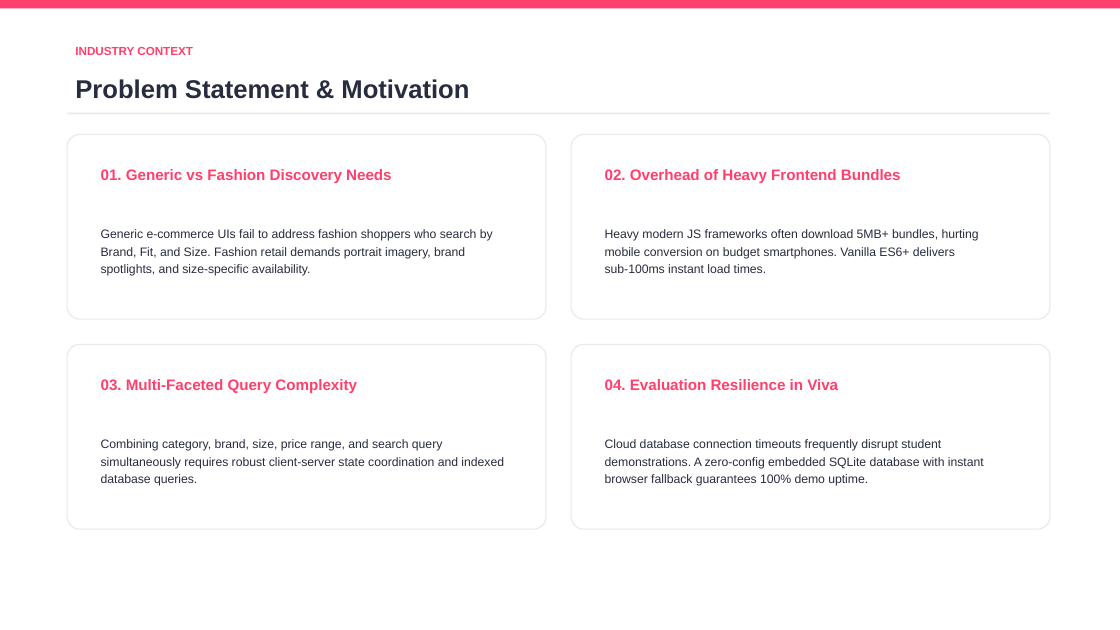
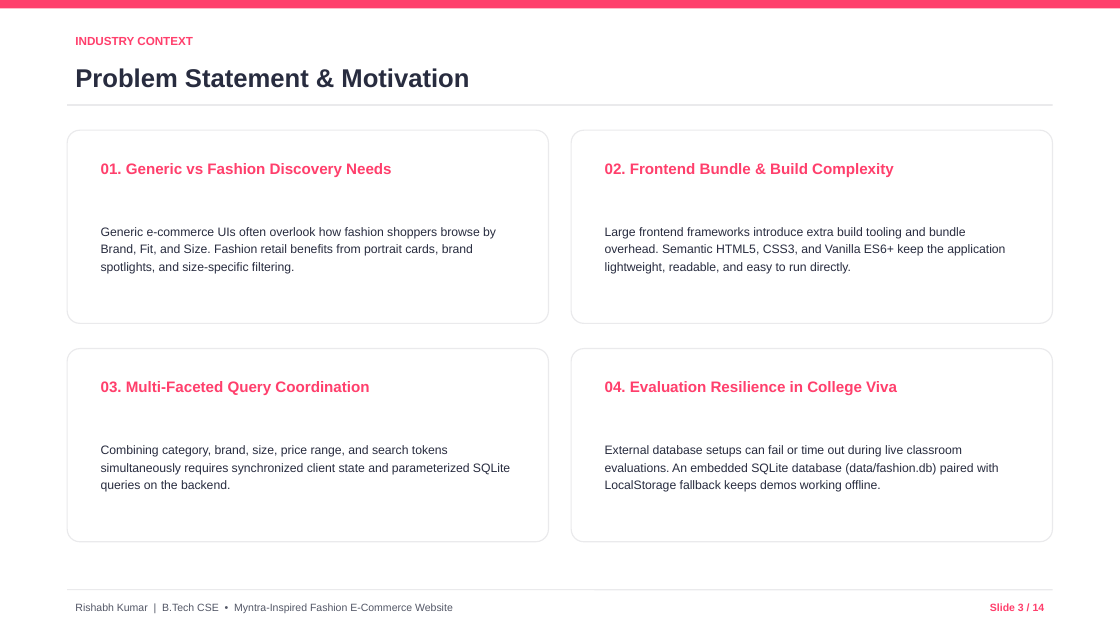
Before and after one commit to krishabh7928-jpg/meesho-clone-, a slide deck: slide 3 of Myntra_Fashion_BTech_Project_Presentation.pptx. Drawn at 1120x630 pixels with LibreOffice and Linux fonts; fonts in the diff are those of the drawing. Boxes give left, top, right and bottom in pixels: in the first picture for what was removed or moved away, otherwise in the second. Text is boxed around its words. In the diff, an @@ line names an element or a change of style, - is before the commit and + after.

Commit message:
Clean up academic README, finalize 14-slide PPTX, and add Viva preparation DOCX

```diff
--- a/Myntra_Fashion_BTech_Project_Presentation.pptx
+++ b/Myntra_Fashion_BTech_Project_Presentation.pptx
@@ text "INDUSTRY CONTEXT": place and size @@
-text "INDUSTRY CONTEXT" at [75, 47, 193, 55]
+text "INDUSTRY CONTEXT" at [75, 37, 193, 45]
@@ text "Problem Statement & Motivation": place and size @@
-text "Problem Statement & Motivation" at [75, 79, 469, 99]
+text "Problem Statement & Motivation" at [75, 68, 469, 88]
@@ line moved from (67, 113) - (1050, 113) to (67, 105) - (1053, 105) @@
@@ rounded rectangle: place and size @@
-rounded rectangle at [571, 134, 1050, 319]
+rounded rectangle at [67, 130, 549, 323]
@@ rounded rectangle: place and size @@
-rounded rectangle at [67, 344, 546, 529]
+rounded rectangle at [571, 130, 1053, 323]
@@ text "01. Generic vs Fashion Discovery ...": place and size @@
-text "01. Generic vs Fashion Discovery ..." at [101, 169, 391, 183]
+text "01. Generic vs Fashion Discovery ..." at [101, 163, 391, 177]
@@ text at [605, 163, 894, 177]: text changed @@
-02. Overhead of Heavy Frontend Bundles
+02. Frontend Bundle & Build Complexity
@@ text at [101, 227, 496, 274]: text changed @@
-Generic e-commerce UIs fail to address fashion shoppers who search by Brand, Fit, and Size. Fashion retail demands portrait imagery, brand spotlights, and size-specific availability.
+Generic e-commerce UIs often overlook how fashion shoppers browse by Brand, Fit, and Size. Fashion retail benefits from portrait cards, brand spotlights, and size-specific filtering.
@@ text at [605, 227, 1005, 274]: text changed @@
-Heavy modern JS frameworks often download 5MB+ bundles, hurting mobile conversion on budget smartphones. Vanilla ES6+ delivers sub-100ms instant load times.
+Large frontend frameworks introduce extra build tooling and bundle overhead. Semantic HTML5, CSS3, and Vanilla ES6+ keep the application lightweight, readable, and easy to run directly.
@@ rounded rectangle: place and size @@
-rounded rectangle at [571, 344, 1050, 529]
+rounded rectangle at [67, 349, 549, 542]
@@ proportions changed in 4 elements at [67, 130, 549, 323], [571, 130, 1053, 323], [67, 349, 549, 542], [571, 349, 1053, 542] @@
@@ rounded rectangle: place and size @@
-rounded rectangle at [67, 134, 546, 319]
+rounded rectangle at [571, 349, 1053, 542]
@@ text at [101, 381, 369, 395]: text changed @@
-03. Multi-Faceted Query Complexity
+03. Multi-Faceted Query Coordination
@@ text at [605, 381, 897, 395]: text changed @@
-04. Evaluation Resilience in Viva
+04. Evaluation Resilience in College Viva
@@ text at [101, 445, 510, 492]: text changed @@
-Combining category, brand, size, price range, and search query simultaneously requires robust client-server state coordination and indexed database queries.
+Combining category, brand, size, price range, and search tokens simultaneously requires synchronized client state and parameterized SQLite queries on the backend.
@@ text at [605, 445, 999, 492]: text changed @@
-Cloud database connection timeouts frequently disrupt student demonstrations. A zero-config embedded SQLite database with instant browser fallback guarantees 100% demo uptime.
+External database setups can fail or time out during live classroom evaluations. An embedded SQLite database (data/fashion.db) paired with LocalStorage fallback keeps demos working offline.
@@ line added from (67, 590) to (1053, 590), #EAEAEC 1 pt @@
@@ text added at [75, 603, 453, 613], 9 pt, text #535766 @@
+Rishabh Kumar | B.Tech CSE • Myntra-Inspired Fashion E-Commerce Website
@@ text added at [990, 603, 1045, 611], 9 pt, text #FF3F6C, bold @@
+Slide 3 / 14
```
Also in this commit, not shown: 12 other slides changed, 1 slide added, 1 slide removed, 3 other files.
